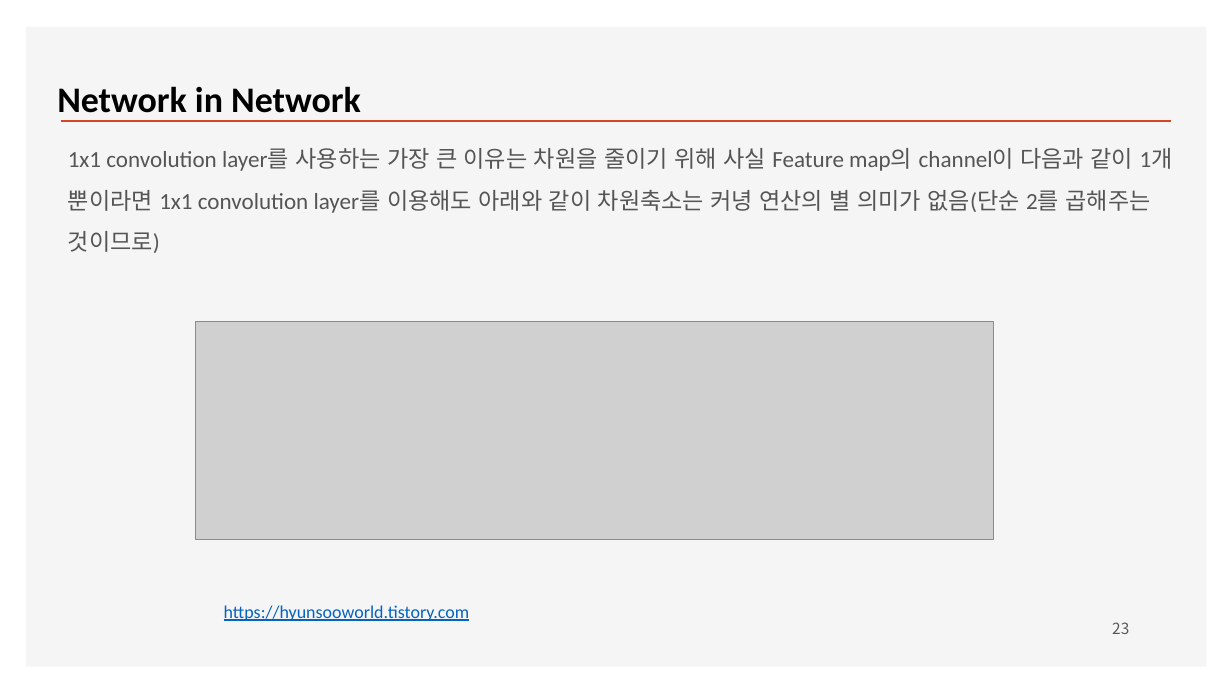
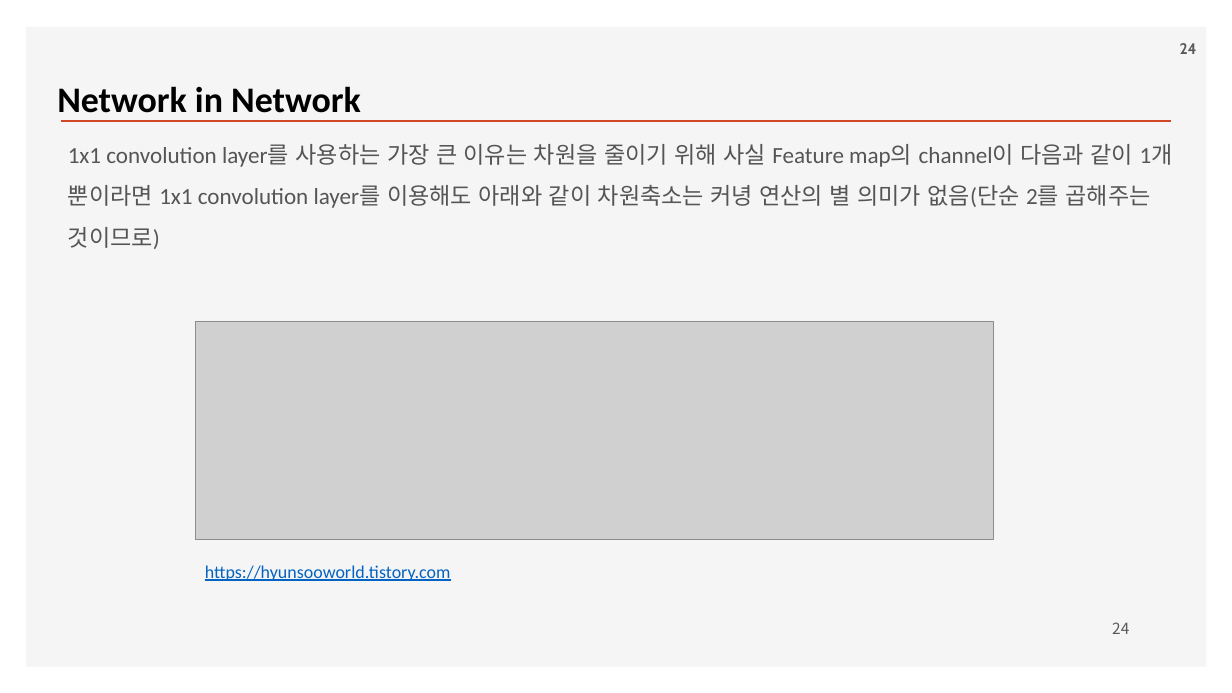
Before and after one commit to ancestor9/2026_Fall_Deep-Learning-with-Python, a slide deck: slide 24 of Chapter 09 ConvNet architecture patterns.pptx (slide 23 before the commit). Drawn at 1232x693 pixels with LibreOffice and Linux fonts; fonts in the diff are those of the drawing; grey boxes stand for pictures; background and template pictures are left out. Boxes give left, top, right and bottom in pixels: in the first picture for what was removed or moved away, otherwise in the second. Text is boxed around its words. In the diff, an @@ line names an element or a change of style, - is before the commit and + after.

```diff
--- a/Chapter 09 ConvNet architecture patterns.pptx
+++ b/Chapter 09 ConvNet architecture patterns.pptx
@@ page number added at box(1180, 43, 1197, 54), 12 pt, text #595959, bold @@
+24
@@ text "1x1 convolution layer를 사용하는 가장 ...": place and size @@
-text "1x1 convolution layer를 사용하는 가장 ..." at box(68, 148, 1173, 253)
+text "1x1 convolution layer를 사용하는 가장 ..." at box(68, 144, 1173, 249)
@@ text "https://hyunsooworld.tistory.com": place and size @@
-text "https://hyunsooworld.tistory.com" at box(224, 605, 469, 621)
+text "https://hyunsooworld.tistory.com" at box(205, 565, 450, 581)
@@ page number at box(1112, 622, 1129, 634): text changed @@
-23
+24
```
Also in this commit, not shown: 11 other slides changed.
